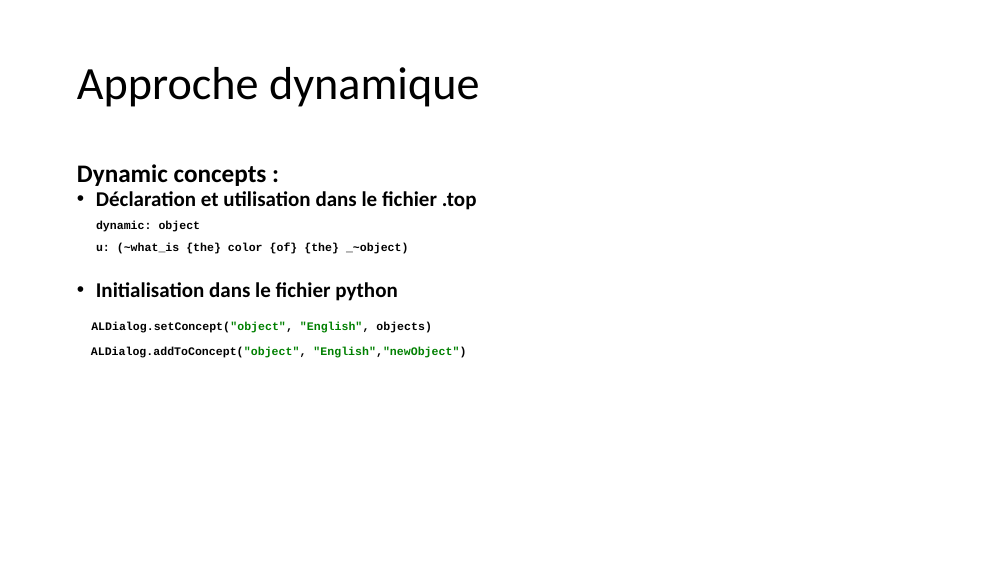
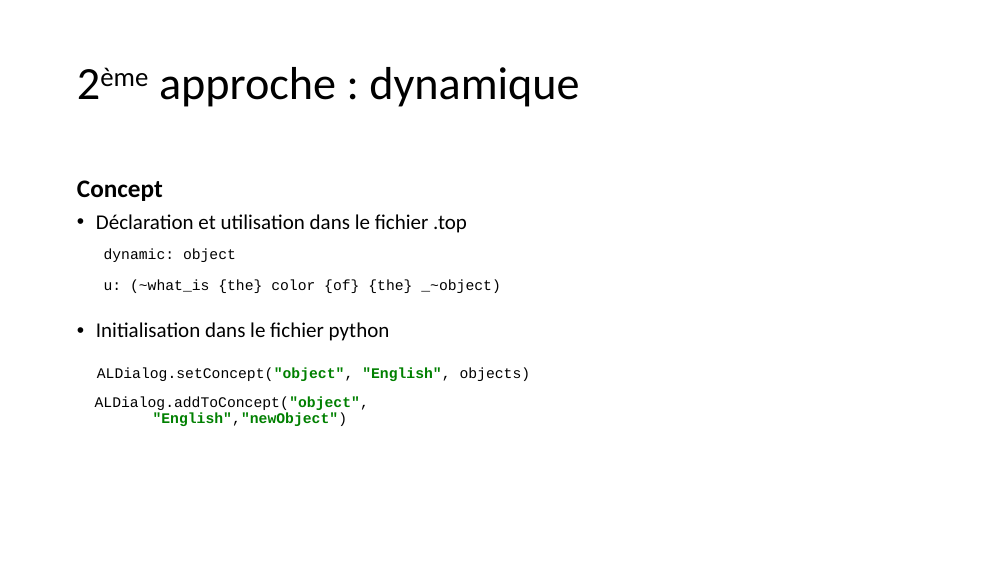
Before and after one commit to PorteAntoine/IHM_PEPPER_CPE2017, a slide deck: slide 13 of Rapport/Diapo_ihm_pepper.pptx. Drawn at 1008x567 pixels with LibreOffice and Linux fonts; fonts in the diff are those of the drawing; background and template pictures are left out. Boxes give left, top, right and bottom in pixels: in the first picture for what was removed or moved away, otherwise in the second. Text is boxed around its words. In the diff, an @@ line names an element or a change of style, - is before the commit and + after.

```diff
--- a/Rapport/Diapo_ihm_pepper.pptx
+++ b/Rapport/Diapo_ihm_pepper.pptx
@@ title at bbox=[159, 67, 579, 107]: text changed @@
-Approche dynamique
+2ème approche : dynamique
@@ text at bbox=[77, 164, 267, 186]: paragraph removed @@
-Dynamic concepts :
@@ text "Déclaration et utilisation dans le ...": place and size @@
-text "Déclaration et utilisation dans le ..." at bbox=[77, 164, 477, 358]
+text "Déclaration et utilisation dans le ..." at bbox=[95, 214, 531, 426]
@@ text added at bbox=[77, 180, 163, 201], 24 pt, text #000000, bold @@
+Concept
@@ text at bbox=[95, 248, 531, 426]: size 11 to 14 pt, highlight #FFFFFF to none in "dynamic: object", "u: (~what_is {the} color {of} {the} _~object)", "ALDialog.setConcept("object", "English", objects)", "ALDialog.addToConcept("object", "English","newObject")" @@
```
Also in this commit, not shown: 23 other slides changed.
